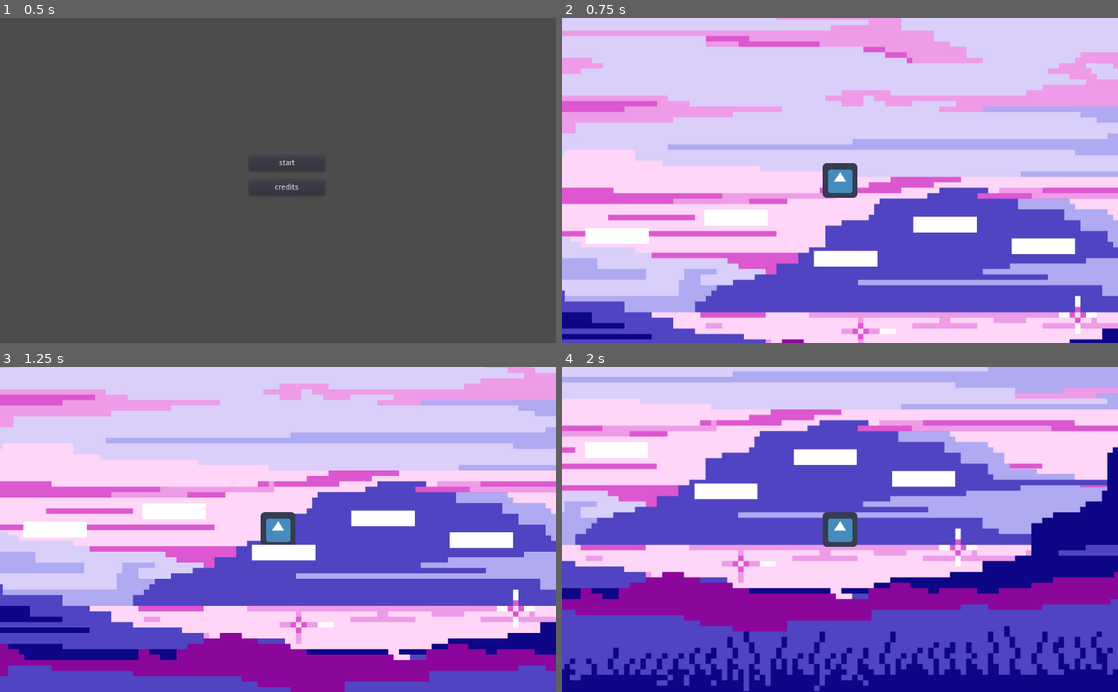
Above: before the commit, frames 1-4 (two rows, left to right).
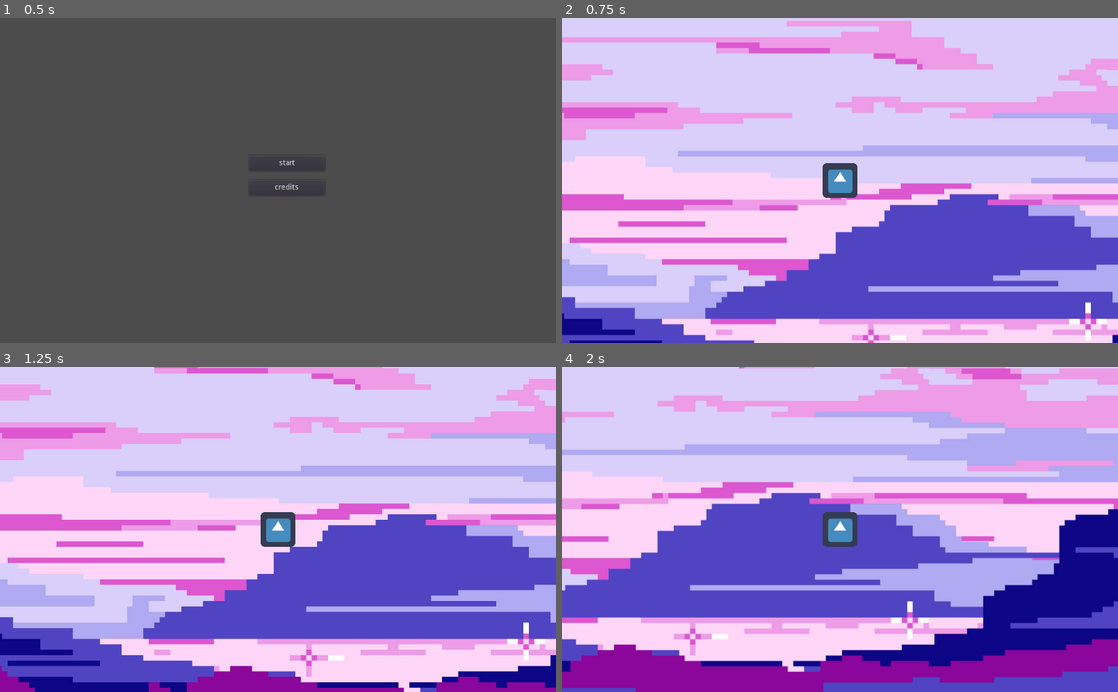
Above: after the commit, the same moments.

Repository: hedgein/hedgejam-2
Game: Godot game, scene res://menu.tscn
Two runs of this game, one before a commit and one after it. Both use one fixed random seed, a clock stepped at 60 frames per second and the inputs below. The engine's default icon, where the game draws it, is replaced by a stand-in: a white triangle on a blue panel in a dark square.
Inputs:
- Up to frame 1 (0.5 s): no input
- Up to frame 2 (0.75 s): click "start" at 0.5 s
- Up to frame 3 (1.25 s): no input
- Up to frame 4 (2 s): hold D (move_right) from 1.28 s (still down); tap Up (move_up) at 1.52 s

Frame 1 is identical in both runs. In frame 2, 35% of the frame differs, in the area x 0-100%, y 0-100%; in frame 3, 65%; in frame 4, 84%.

Commit message:
tried and failed to make platform generating

Diff:
--- a/main.gd
+++ b/main.gd
@@ -1,18 +1,9 @@
 extends Node2D
-onready var darkness = $darkness
-var dark = false
 
-var light_level = 6
-
-func _physics_process(delta):
-
-	if Input.is_action_just_pressed("light_up"):
-	#adds a light level when the add button is pressed
-		light_level+=1
-		if light_level > 6:
-			light_level = 1
-	if Input.is_action_just_pressed("light_down"):
-	#subtracts a light level when the subtract button is pressed
-		light_level-=1
-		if light_level < 1:
-			light_level = 6
+var platform_scene = preload("res://platform.tscn")
+func _ready():
+	for i in range(-5,5):
+		var platform = platform_scene.instance()
+		add_child(platform)
+		platform.position.x = i*$Player.position.x
+		platform.position.y = 250
--- a/main.tscn
+++ b/main.tscn
@@ -1,9 +1,8 @@
-[gd_scene load_steps=5 format=2]
+[gd_scene load_steps=4 format=2]
 
 [ext_resource path="res://Actors/Player.tscn" type="PackedScene" id=1]
 [ext_resource path="res://main.gd" type="Script" id=2]
 [ext_resource path="res://7481714.jpg" type="Texture" id=3]
-[ext_resource path="res://platform.tscn" type="PackedScene" id=4]
 
 [node name="main" type="Node2D"]
 script = ExtResource( 2 )
@@ -13,19 +12,4 @@
 texture = ExtResource( 3 )
 
 [node name="Player" parent="." instance=ExtResource( 1 )]
-position = Vector2( 559, 159 )
-
-[node name="platform" parent="." instance=ExtResource( 4 )]
-position = Vector2( 512, 311 )
-
-[node name="platform2" parent="." instance=ExtResource( 4 )]
-position = Vector2( 310, 235 )
-
-[node name="platform3" parent="." instance=ExtResource( 4 )]
-position = Vector2( 91, 269 )
-
-[node name="platform4" parent="." instance=ExtResource( 4 )]
-position = Vector2( 695, 248 )
-
-[node name="platform5" parent="." instance=ExtResource( 4 )]
-position = Vector2( 876, 288 )
+position = Vector2( 540, 147 )
--- a/platform.gd
+++ b/platform.gd
@@ -1,4 +1,23 @@
 extends StaticBody2D
 
+var show_light_level: int
 
-export var show_light_level: int
+var light_level = 6
+
+func _ready():
+	show_light_level = randi()%6+1
+	$Label.text = str(show_light_level)
+
+func _physics_process(delta):
+	if light_level == show_light_level:
+		show()
+	else:
+		hide()
+	if Input.is_action_just_pressed("light_down"):
+		light_level-=1
+		if light_level<1:
+			light_level = 6
+	if Input.is_action_just_pressed("light_up"):
+		light_level+=1
+		if light_level >6:
+			light_level = 1
--- a/platform.tscn
+++ b/platform.tscn
@@ -18,3 +18,8 @@
 position = Vector2( 57.75, 14.25 )
 scale = Vector2( 116.5, 29.5 )
 mesh = SubResource( 2 )
+
+[node name="Label" type="Label" parent="."]
+margin_right = 116.0
+margin_bottom = 28.0
+custom_colors/font_color = Color( 1, 0, 0, 1 )
